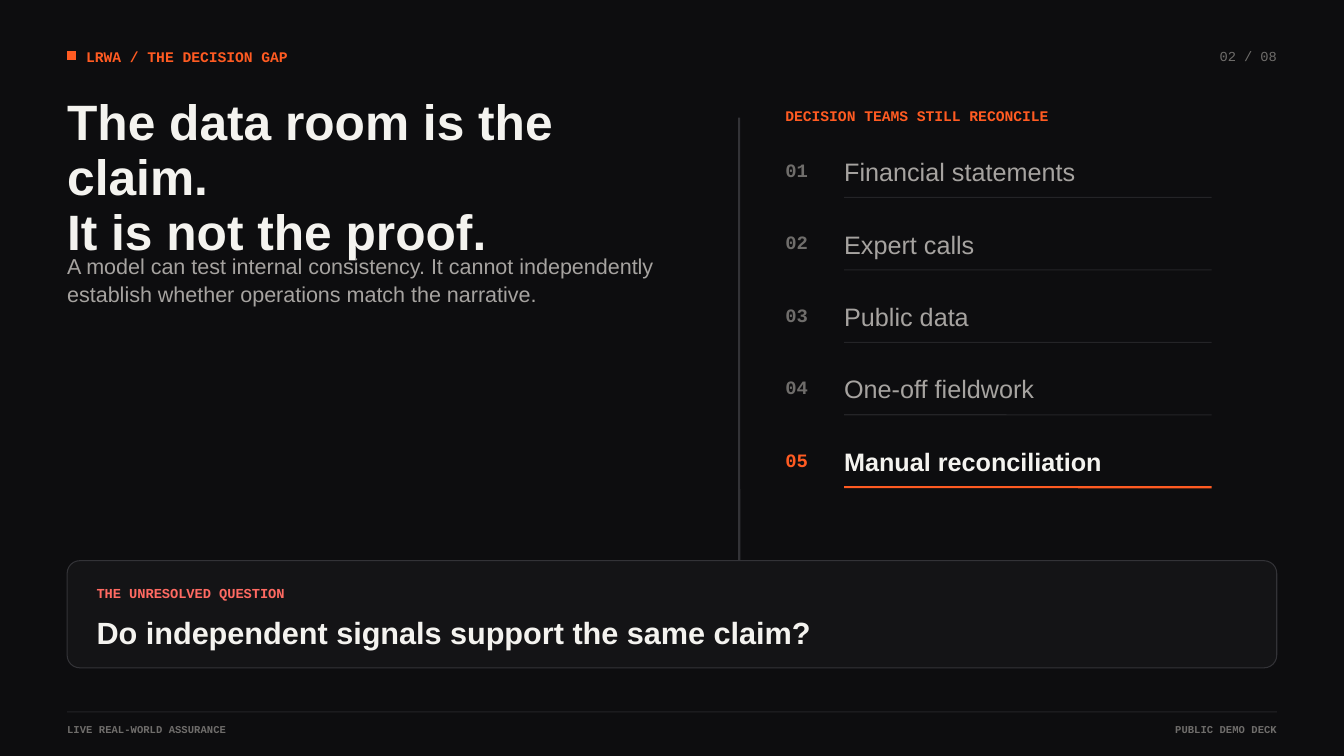
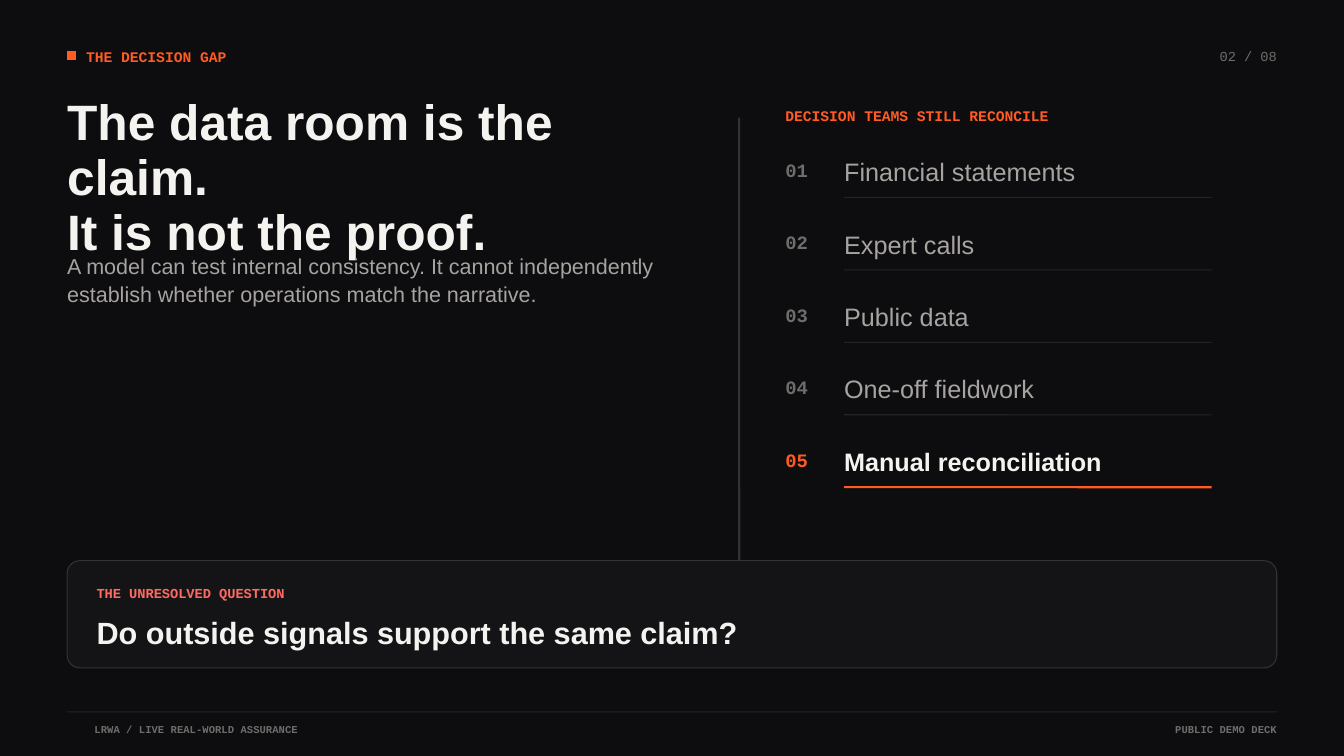
Before and after one commit to 0xWeakSheep/lrwa-agent-web, a slide deck: slide 2 of public/materials/LRWA_Seed_Deck.pptx. Drawn at 1344x756 pixels with LibreOffice and Linux fonts; fonts in the diff are those of the drawing; background and template pictures are left out. Boxes give left, top, right and bottom in pixels: in the first picture for what was removed or moved away, otherwise in the second. Text is boxed around its words. In the diff, an @@ line names an element or a change of style, - is before the commit and + after.

```diff
--- a/public/materials/LRWA_Seed_Deck.pptx
+++ b/public/materials/LRWA_Seed_Deck.pptx
@@ text at [86, 52, 226, 62]: text changed @@
-LRWA / THE DECISION GAP
+THE DECISION GAP
@@ text at [97, 621, 737, 650]: text changed @@
-Do independent signals support the same claim?
+Do outside signals support the same claim?
@@ text at [94, 726, 298, 733]: text changed @@
-LIVE REAL-WORLD ASSURANCE
+LRWA / LIVE REAL-WORLD ASSURANCE
```
Also in this commit, not shown: 7 other slides changed, 20 other files.
